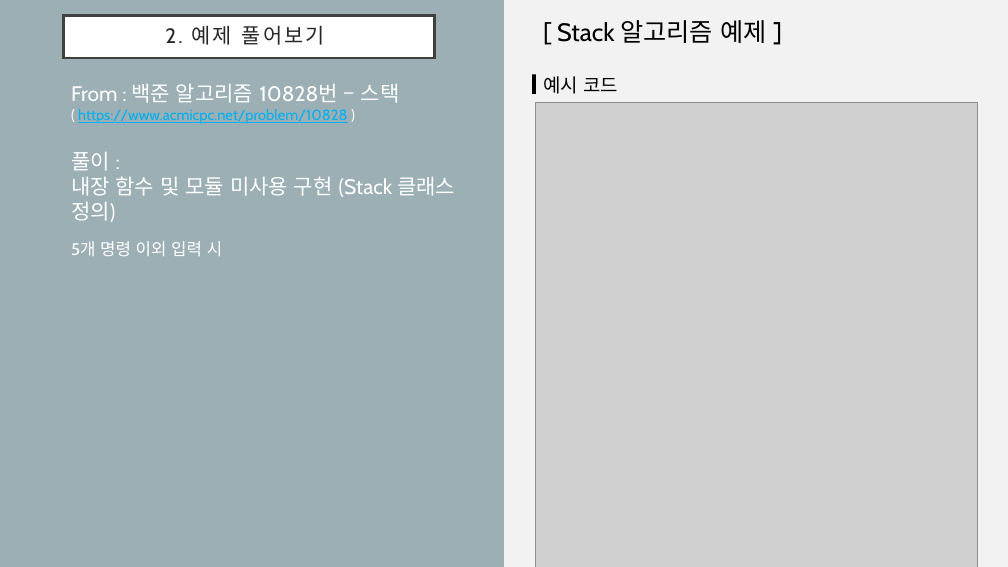
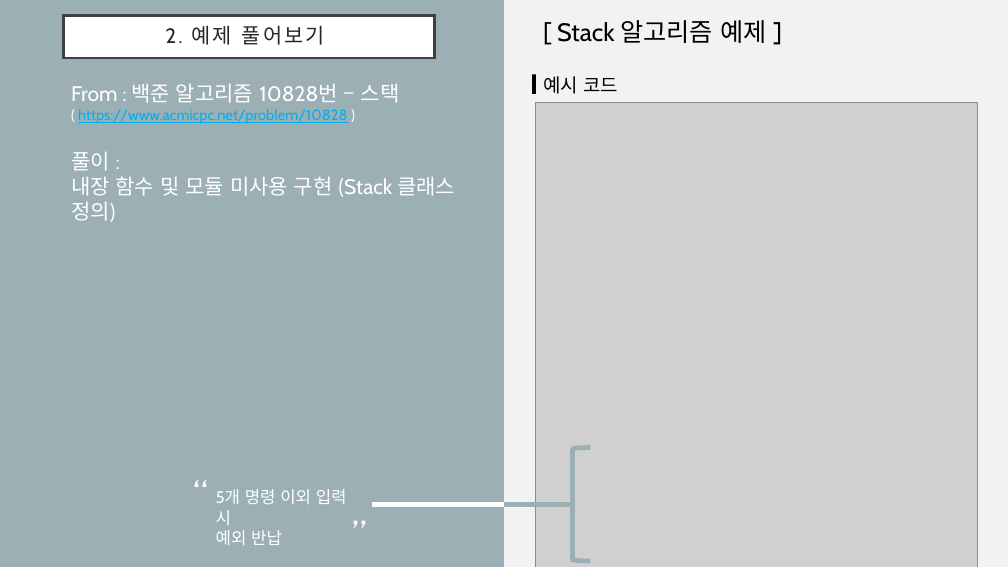
Before and after one commit to drhee0919/Rhee, a slide deck: slide 24 of 1. Stack & Queue.pptx. Drawn at 1008x567 pixels with LibreOffice and Linux fonts; fonts in the diff are those of the drawing; grey boxes stand for pictures. Boxes give left, top, right and bottom in pixels: in the first picture for what was removed or moved away, otherwise in the second. Text is boxed around its words. In the diff, an @@ line names an element or a change of style, - is before the commit and + after.

Commit message:
directory update(2020-01-31)

```diff
--- a/1. Stack & Queue.pptx
+++ b/1. Stack & Queue.pptx
@@ left bracket added at (572,448,591,561), outline #9BAFB5 4.5 pt @@
@@ text added at (186,467,215,521), 36 pt, text #FFFFFF @@
+“
@@ text "5개 명령 이외 입력 시": place and size @@
-text "5개 명령 이외 입력 시" at (71,241,222,256)
+text "5개 명령 이외 입력 시" at (216,489,347,545)
@@ text added at (345,507,380,561), 36 pt, text #FFFFFF @@
+”
@@ line added from (504, 504) to (372, 504), #FFFFFF 4.5 pt @@
@@ line added from (572, 504) to (504, 504), #9BAFB5 4.5 pt @@
@@ text at (216,530,282,545): paragraph added @@
+예외 반납
```
